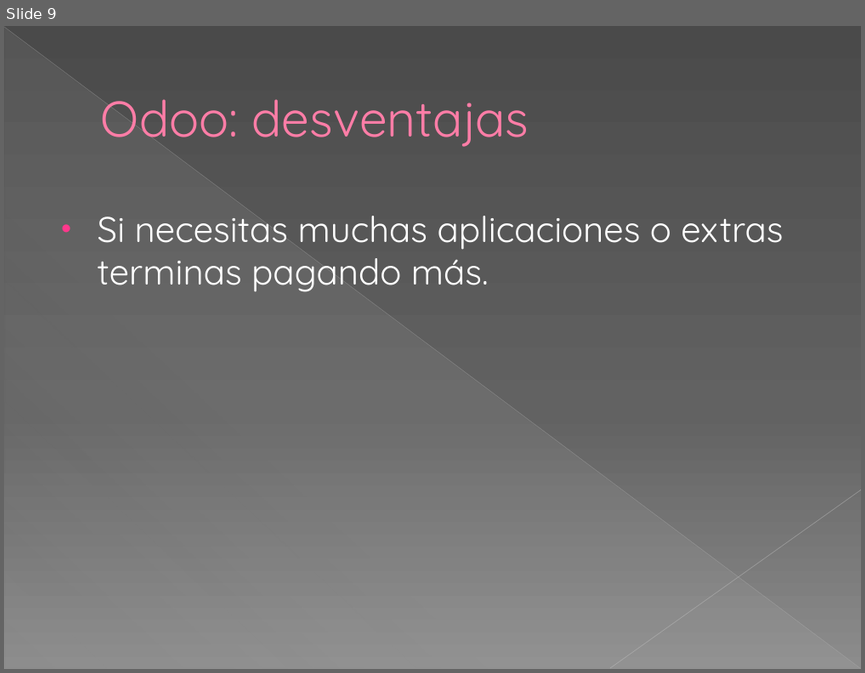
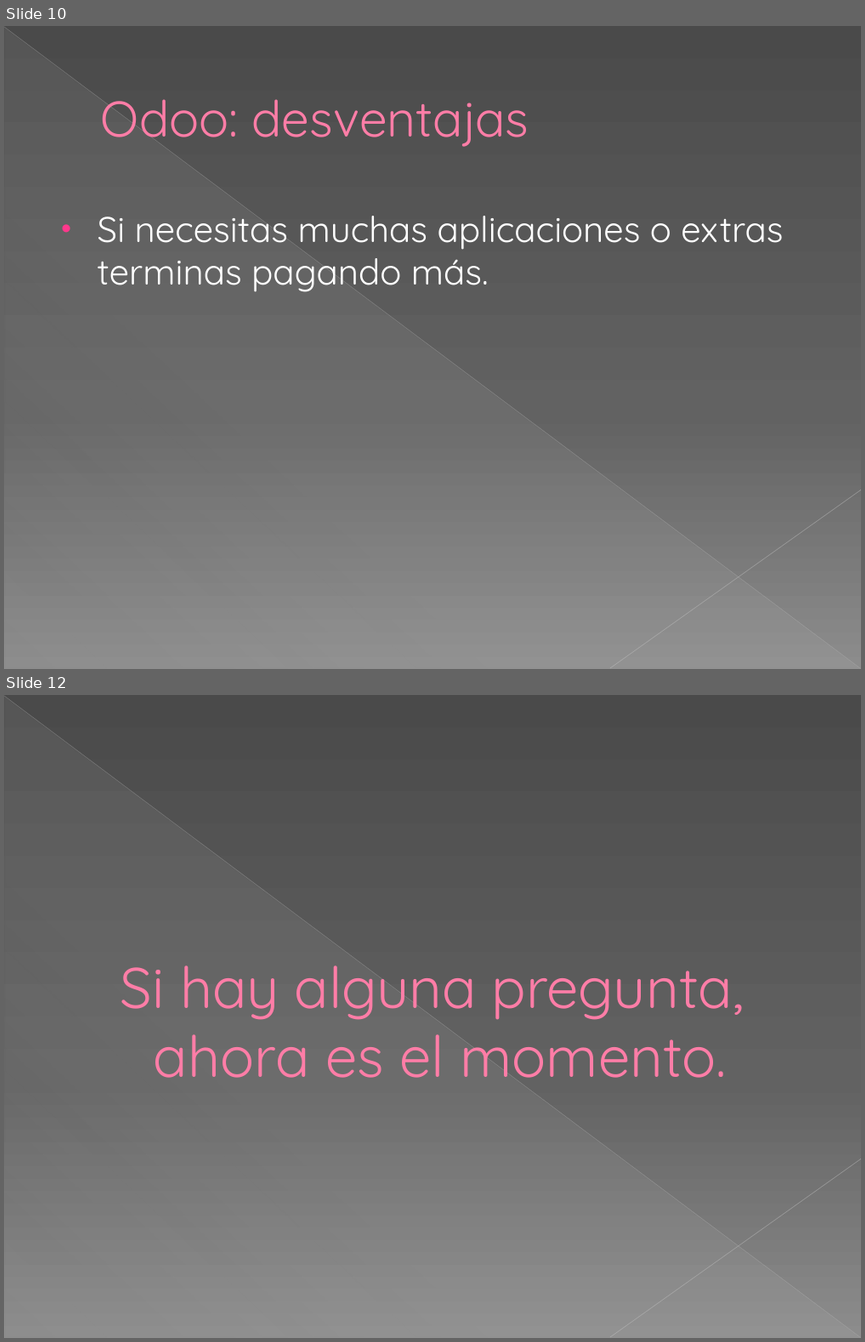
Before and after one commit to angelidito/DAM, a slide deck: Gestión/SAP, Odoo y webERP.pptx. Shown one above the other, each under a label of ours: slide 9 before the commit, slides 10 and 12 after it; the slides between them are not shown. The pictures are 865x673 and 865x1342 pixels, drawn with LibreOffice and Linux fonts; fonts in the diff are those of the drawing. Boxes give left, top, right and bottom in pixels: in the first picture for what was removed or moved away, otherwise in the second. Text is boxed around its words. In the diff, an @@ line names an element or a change of style, - is before the commit and + after.

```diff
--- a/Gestión/SAP, Odoo y webERP.pptx
+++ b/Gestión/SAP, Odoo y webERP.pptx
@@ slide 12 added at [4,695,861,1338], background gradient #4A4A4A to #626262 to #8C8C8C; not listed: 3 template elements that a slide beside it also shows @@
@@ title added at [120,965,744,1077], 48 pt, text #FF7DA7 @@
+Si hay alguna pregunta,
+ahora es el momento.
@@ what was slide 9 is now slide 10 @@
```
Also in this commit, not shown: 3 slides changed, 2 other slides added.
